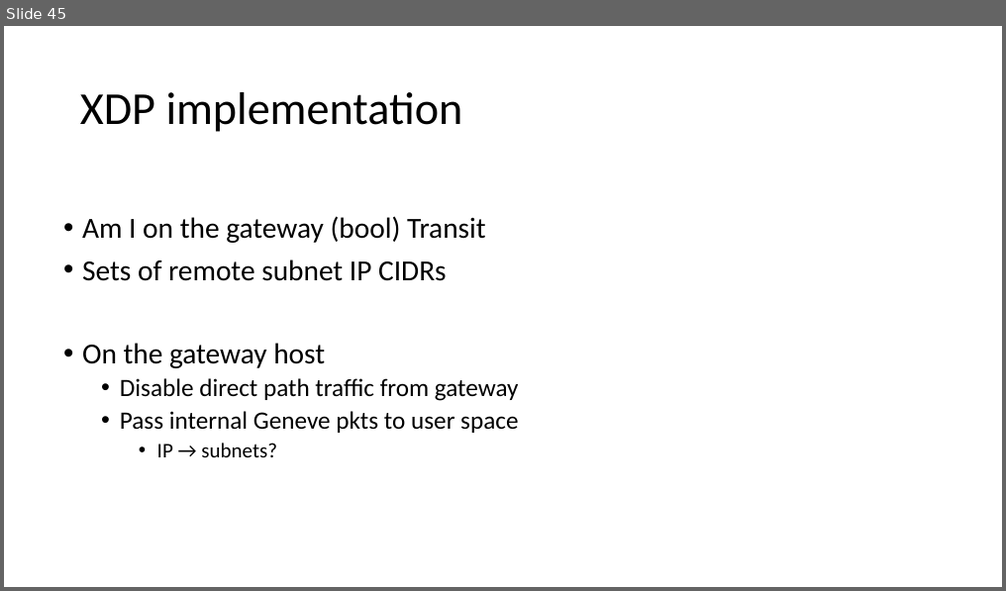
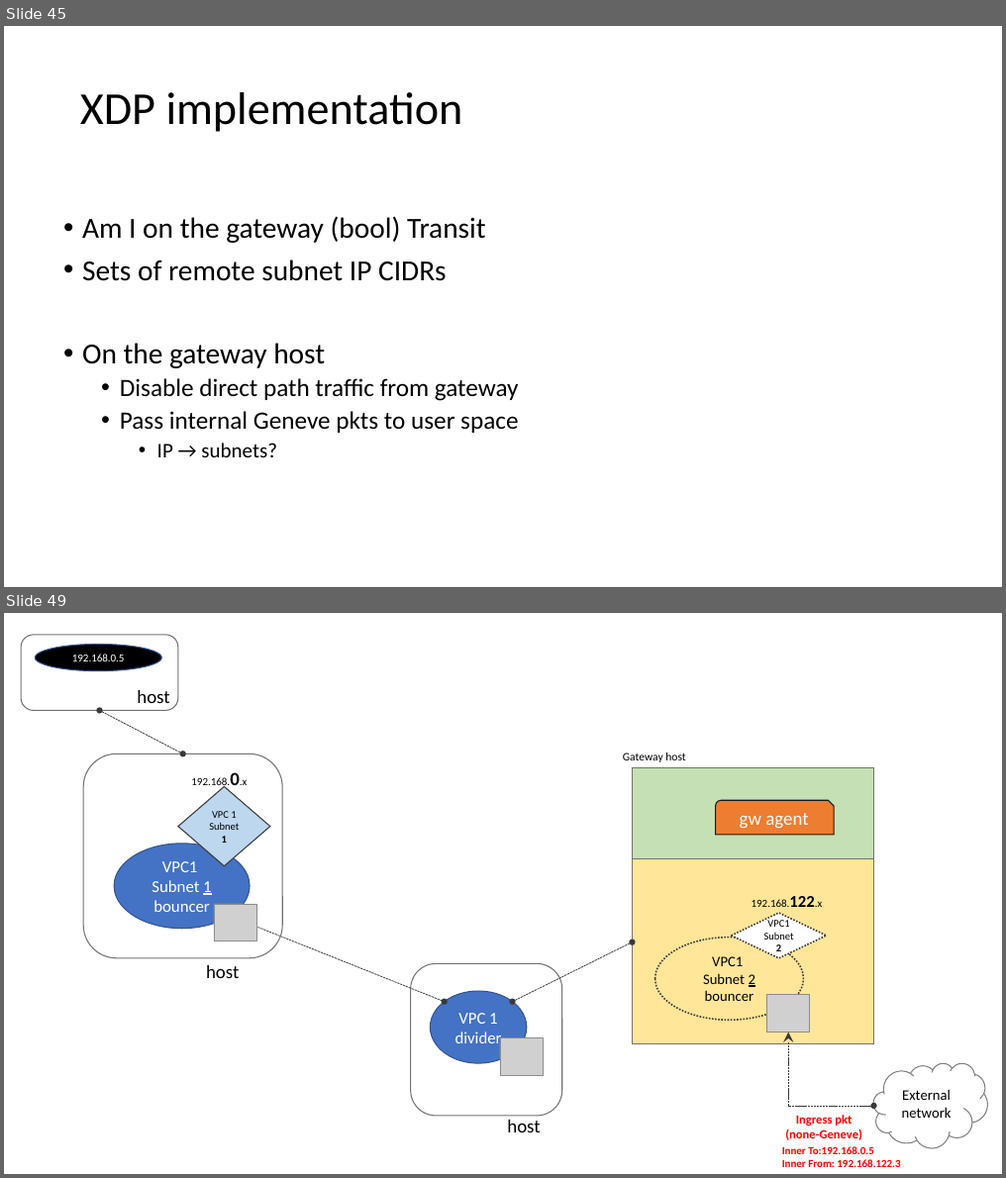
Before and after one commit to CentaurusInfra/fornax, a slide deck: docs/fornax-design/edge-edge-e2e.pptx. Shown one above the other, each under a label of ours: slide 45 before the commit, slides 45 and 49 after it; the slides between them are not shown. The pictures are 1006x591 and 1006x1178 pixels, drawn with LibreOffice and Linux fonts; fonts in the diff are those of the drawing; grey boxes stand for pictures. Boxes give left, top, right and bottom in pixels: in the first picture for what was removed or moved away, otherwise in the second. Text is boxed around its words. In the diff, an @@ line names an element or a change of style, - is before the commit and + after.

```diff
--- a/docs/fornax-design/edge-edge-e2e.pptx
+++ b/docs/fornax-design/edge-edge-e2e.pptx
@@ slide 49 added at (4, 613, 1002, 1174), background #FFFFFF @@
@@ rounded rectangle added at (21, 635, 178, 710), outline #767171 1 pt @@
@@ ellipse added at (35, 645, 161, 671), fill #000000, outline #325491 1 pt, 10.5 pt, text #FFFFFF @@
+192.168.0.5
@@ text added at (137, 690, 169, 703), 18 pt, text #000000 @@
+host
@@ double arrow added from (100, 710) to (183, 754), #3B3838 0.75 pt dashed @@
@@ rounded rectangle added at (83, 754, 282, 959), outline #767171 1 pt @@
@@ text added at (623, 753, 685, 762), 11 pt, text #000000 @@
+Gateway host
@@ diamond added at (178, 786, 270, 866), fill #BDD7EE, outline #3B3838 1 pt, 10 pt, text #000000 @@
+VPC 1
+Subnet 1
@@ text added at (191, 777, 247, 788), 10.5 pt, text #000000 @@
+192.168.0.x
@@ rectangle added at (632, 768, 873, 860), fill #C5E0B4, outline #767171 1 pt @@
@@ snip round rect added at (716, 800, 835, 835), fill #ED7D31, outline #181717 1 pt, 18 pt, text #FFFFFF @@
+gw agent
@@ ellipse added at (114, 844, 250, 929), fill #4472C4, outline #325491 1 pt, 16 pt, text #FFFFFF @@
+VPC1
+Subnet 1 bouncer
@@ rectangle added at (632, 860, 873, 1045), fill #FFE699, outline #767171 1 pt @@
@@ picture added at (214, 904, 256, 942) @@
@@ text added at (751, 896, 822, 907), 10.5 pt, text #000000 @@
+192.168.122.x
@@ double arrow added from (230, 916) to (445, 1001), #3B3838 0.75 pt dashed @@
@@ ellipse added at (655, 937, 804, 1020), outline #3B3838 1.5 pt dashed, 14 pt, text #000000 @@
+VPC1
+Subnet 2 bouncer
@@ diamond added at (732, 913, 827, 959), fill #FFFFFF, outline #3B3838 1.5 pt dashed, 10 pt, text #000000 @@
+VPC1
+Subnet 2
@@ text added at (206, 965, 239, 978), 18 pt, text #000000 @@
+host
@@ rounded rectangle added at (411, 964, 561, 1116), outline #767171 1 pt @@
@@ double arrow added from (632, 943) to (512, 1001), #3B3838 0.75 pt dashed @@
@@ ellipse added at (430, 991, 527, 1063), fill #4472C4, outline #325491 1 pt, 16 pt, text #FFFFFF @@
+VPC 1 divider
@@ picture added at (767, 995, 810, 1032) @@
@@ picture added at (500, 1039, 543, 1075) @@
@@ text added at (507, 1120, 540, 1133), 18 pt, text #000000 @@
+host
@@ group added at (782, 1032, 988, 1167): 2 texts, 1 cloud, 1 elbow double arrow @@
+External network
+Ingress pkt (none-Geneve)
+Inner To:192.168.0.5
+Inner From: 192.168.122.3
```
Also in this commit, not shown: 7 other slides added.
